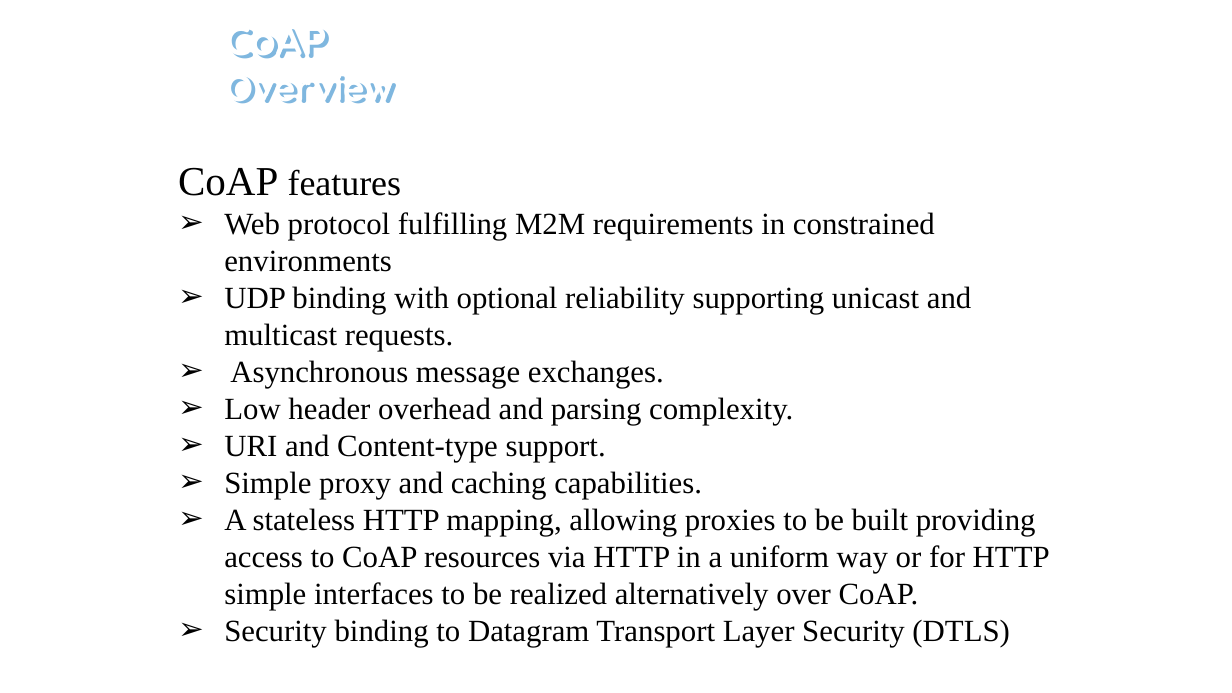
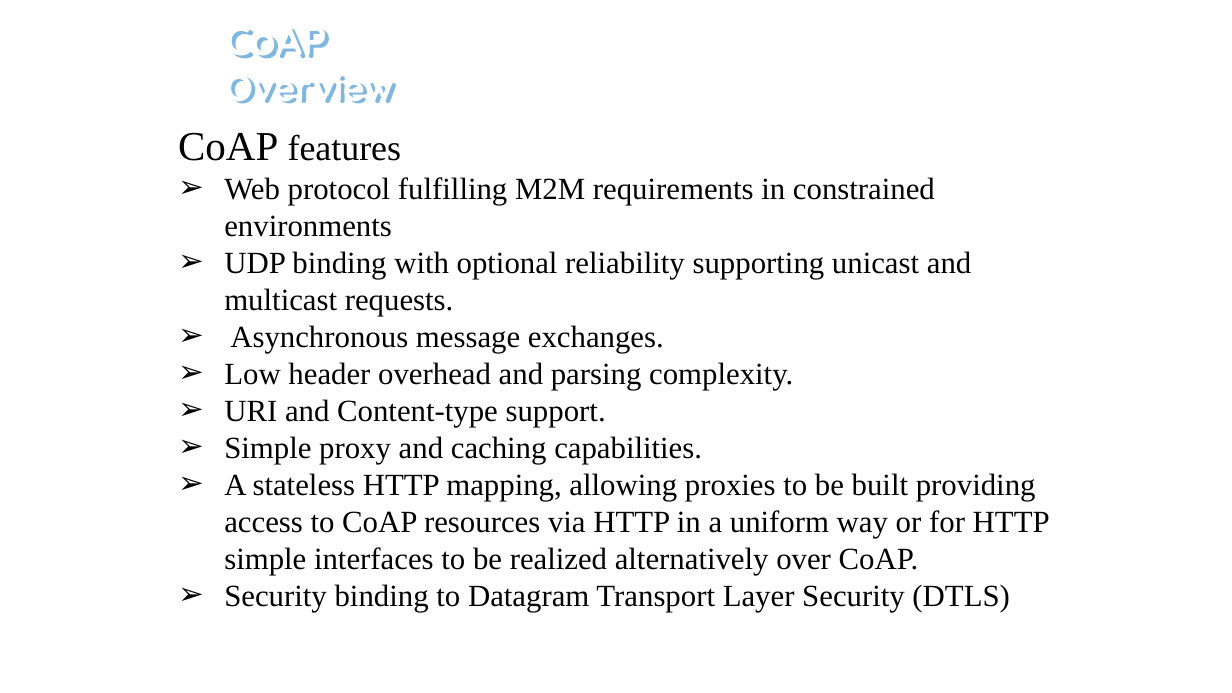
Before and after one commit to hoangnh0194/TrainingTMA, a slide deck: slide 4 of CoAPreport.pptx. Drawn at 1232x693 pixels with LibreOffice and Linux fonts; fonts in the diff are those of the drawing; background and template pictures are left out. Boxes give left, top, right and bottom in pixels: in the first picture for what was removed or moved away, otherwise in the second. Text is boxed around its words. In the diff, an @@ line names an element or a change of style, - is before the commit and + after.

```diff
--- a/CoAPreport.pptx
+++ b/CoAPreport.pptx
@@ text "CoAP features": place and size @@
-text "CoAP features" at (178, 167, 1050, 647)
+text "CoAP features" at (178, 132, 1050, 612)
```
Also in this commit, not shown: 10 other slides changed, 10 slides added, 1 other file.
